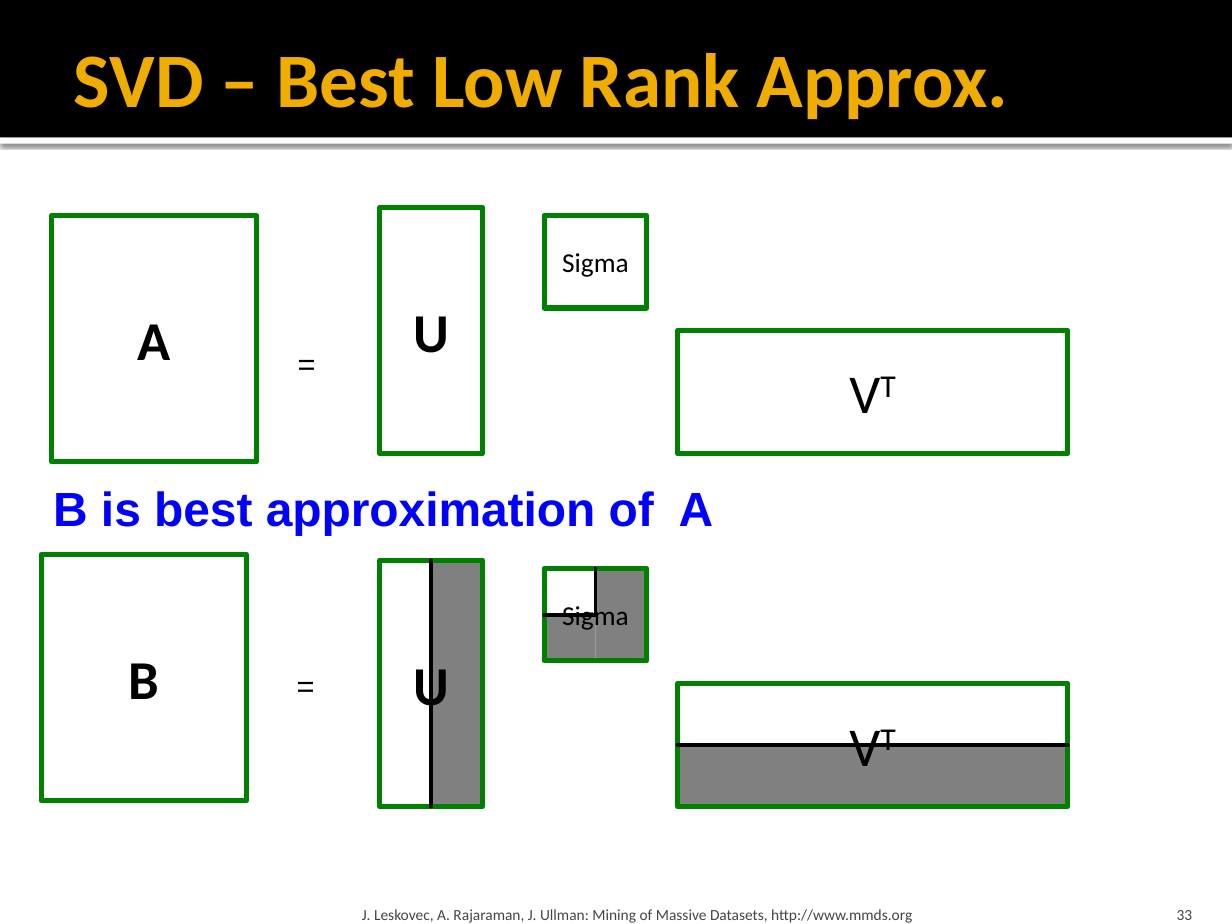
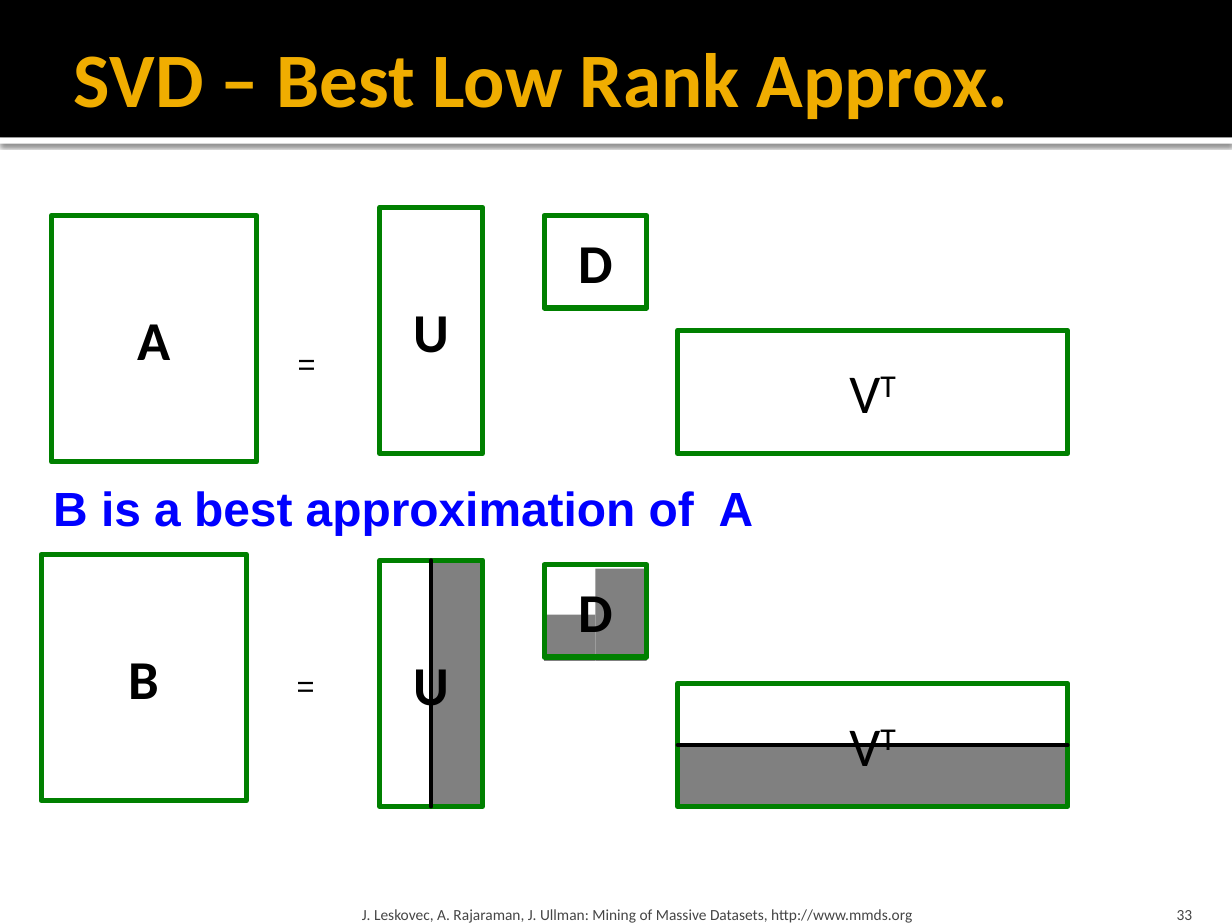
Before and after one commit to ale66/learn-datascience, a slide deck: slide 33 of week-5/latent_dimensions/latent_dimensions-mmds-11.pptx. Drawn at 1232x924 pixels with LibreOffice and Linux fonts; fonts in the diff are those of the drawing. Boxes give left, top, right and bottom in pixels: in the first picture for what was removed or moved away, otherwise in the second. Text is boxed around its words. In the diff, an @@ line names an element or a change of style, - is before the commit and + after.

```diff
--- a/week-5/latent_dimensions/latent_dimensions-mmds-11.pptx
+++ b/week-5/latent_dimensions/latent_dimensions-mmds-11.pptx
@@ text in rectangle at bbox=[578, 247, 612, 283]: text changed; size 16 to 32 pt; bold on @@
-Sigma
+D
@@ text at bbox=[53, 491, 754, 535]: text changed @@
-B is best approximation of A
+B is a best approximation of A
@@ rectangle "D": place and size @@
-rectangle "D" at bbox=[545, 568, 647, 660]
+rectangle "D" at bbox=[545, 564, 647, 657]
@@ line removed from (595, 568) to (595, 615) @@
@@ text in rectangle at bbox=[578, 587, 612, 632]: text changed; size 16 to 32 pt; bold on @@
-Sigma
+D
@@ line removed from (545, 615) to (595, 615) @@
```
Also in this commit, not shown: 1 other slide changed, 3 other files.
